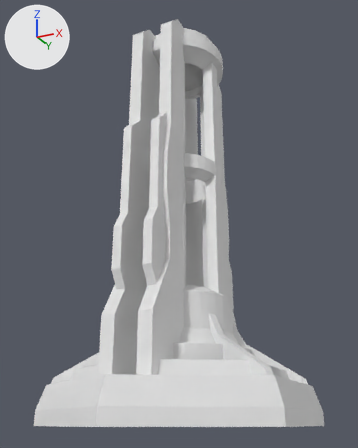
The glTF model public/pylon2.glb: old version first, new version second.
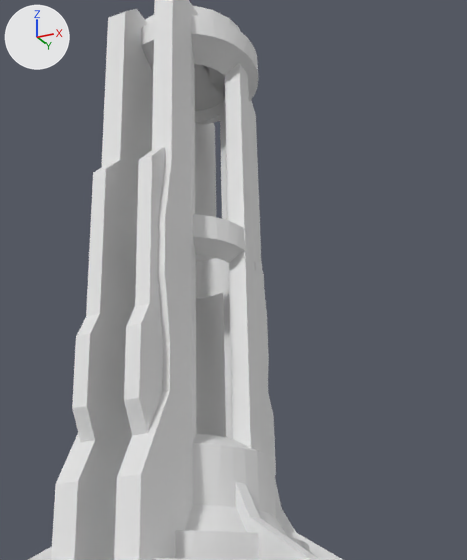
Old and new are each drawn whole from a camera (50 mm lens) standing at (1.39, -2.81, 0.01) and looking at (-0.03, 0.03, 1.29) and again close up on the part from 19% to 97% of the width and 5% to 80% of the height. Arrows for +X, +Y and +Z are at upper left; the lights stay in place. The older version's two pictures come first.

In view in the first close-up: 'Pylon2WayDecimated03'.
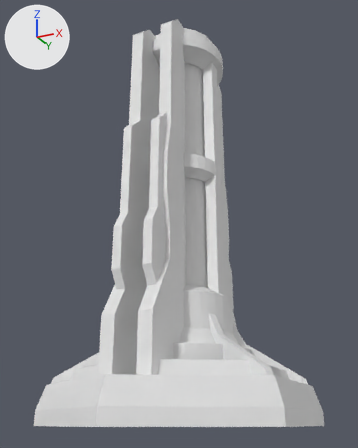
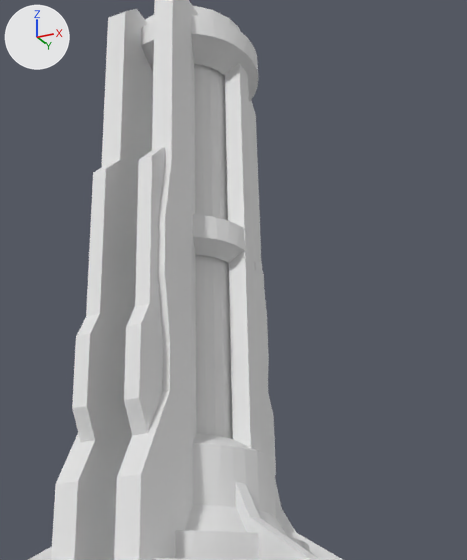
Commit message: update pylon2/3 glbs with a Beam mesh

Changed parts and their boxes [x1, y1, x2, y2] in the close-ups (467 x 560 px):
'Beam', added: after [194, 64, 233, 439]

The change in detail:
Mesh me_beam is new.
It has 64 vertices, 124 faces and spans x -0.2..0.2, y -0.2..0.2, z 0.09..2.52.
Object 'Beam' (ob_beam) is new; it shows me_beam.
Its location is (0.0, 0.0, 0.0).
